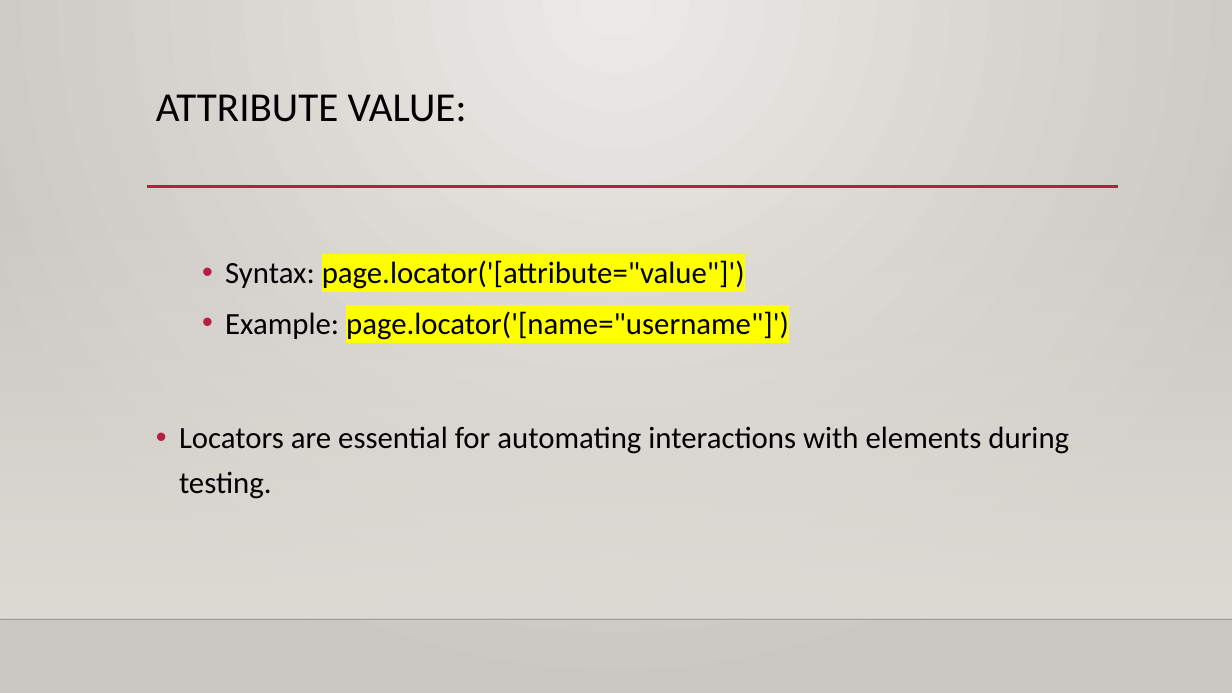
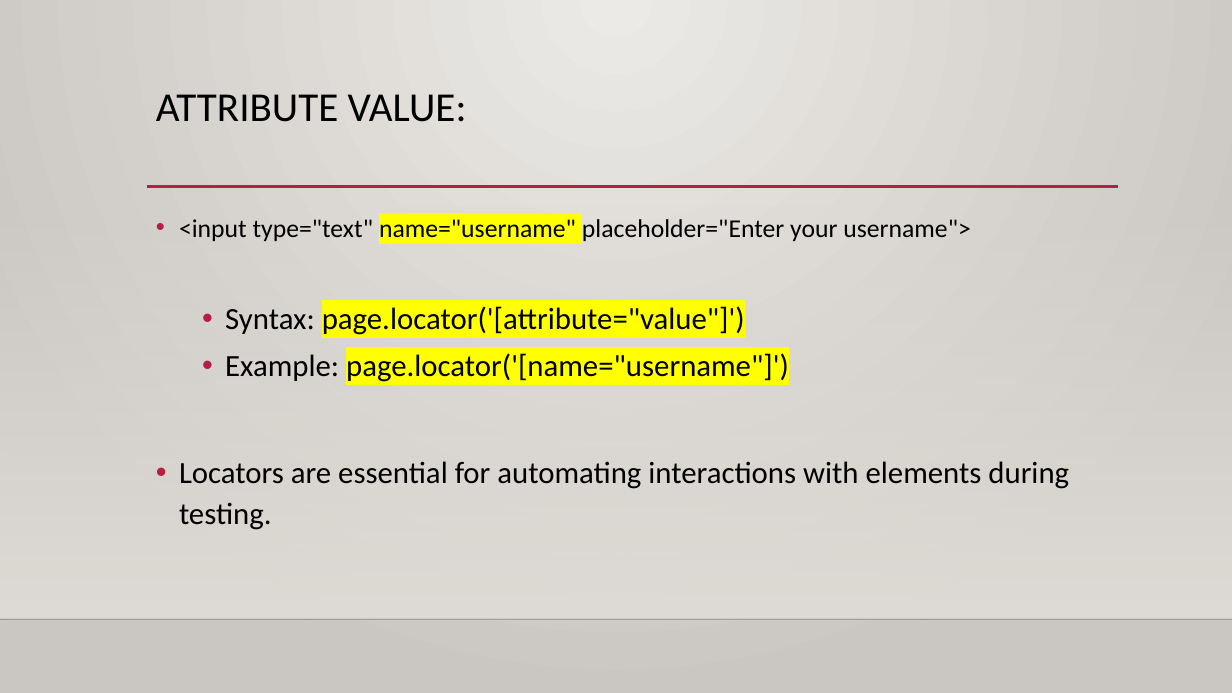
Before and after one commit to satmaramani/playwright, a slide deck: slide 28 of Playwright Automation training PPT.pptx (slide 13 before the commit). Drawn at 1232x693 pixels with LibreOffice and Linux fonts; fonts in the diff are those of the drawing; background and template pictures are left out. Boxes give left, top, right and bottom in pixels: in the first picture for what was removed or moved away, otherwise in the second. Text is boxed around its words. In the diff, an @@ line names an element or a change of style, - is before the commit and + after.

```diff
--- a/Playwright Automation training PPT.pptx
+++ b/Playwright Automation training PPT.pptx
@@ text at bbox=[179, 219, 970, 241]: paragraph added @@
+• <input type="text" name="username" placeholder="Enter your username">
@@ text at bbox=[179, 306, 1069, 530]: line spacing 1.2 to 1.1 @@
```
Also in this commit, not shown: 44 other slides changed, 19 slides added, 5 other files.
